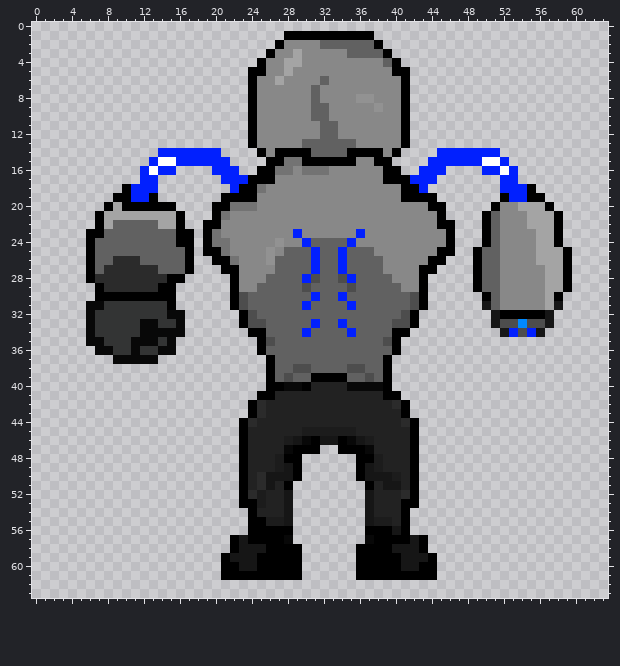
A pixel-art sprite gets an edit: Characters/Robot/animations/Fugue_RobotModArmWalk/BACK/RobotWalkBackFrames5.png. That is the earlier state.
The file is 64x64 pixels. Colours within 5 levels of each other are drawn and written as one.
And afterwards:
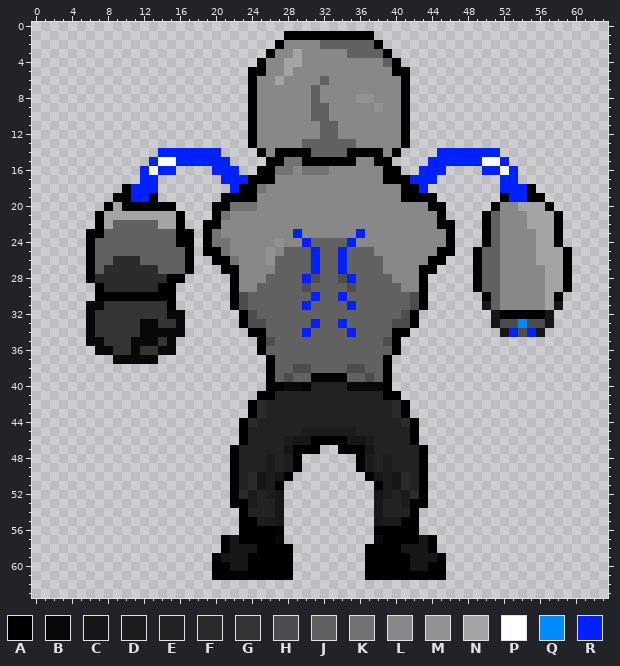
Palette (. is transparent): A #000000  B #080808  C #161616  D #1c1c1c  E #222222  F #2b2b2b  G #333434  H #4d4d4d  J #616161  K #737373  L #888888  M #929292  N #a4a4a4  P #ffffff  Q #0189fe  R #0120fe
Difference:
@@ x 18..47 @@
 42 ......AFEEEEEEEEEEEEEEFA......
-43 ......AFEEEEEEEEEEEEEEEA......
+43 ......AFEEEEEEEEEEEEEEFA......
 44 .....AFEEEEEEEEEEEEEEEEFA.....
 45 .....AEEEEEEDDDDDDEEEEEEA.....
-46 .....AEEEEDCBACCABCDEEEEA.....
-47 .....AEEEEBAAA..AAABEEEEA.....
-48 .....AEEEDAA......AADEEEA.....
-49 .....AEEEDCA......ACDEEEA.....
-50 .....AEFCCCA......ACCCDEA.....
-51 .....AEFCEA........AECCEA.....
-52 .....AFDEEC........CEEEFA.....
-53 .....AADEEC........CEEEAA.....
-54 ......AEEEC........CEEEA......
-55 ......AADDC........CDDEA......
-56 ......AAAAA........AAACA......
-57 ....ACAAAAB........BAAAACA....
-58 ....ACCCAAAA......AAAACCCA....
-59 ...ACCCAAAAA......AAAAACCCA...
-60 ...AACCAAAAA......AAAAACCAA...
-61 ...AAAAAAAAA......AAAAAAAAA...
+46 .....AEEEEDCCAAAACCDEEEEA.....
+47 ....AEEEEECAAA..AAACEEEEEA....
+48 ....AEEEDEDA......ADEDEEEA....
+49 ....AEEEDEDA......ADEDEEEA....
+50 ....AEFCDCA........ACDCFEA....
+51 ....AEFCDA..........ADCFEA....
+52 ....AFDEDC..........CDEDFA....
+53 ....AADEEC..........CEEDAA....
+54 .....AEEEC..........CEEEA.....
+55 .....AADDC..........CDDAA.....
+56 .....AAAAA..........AAAAA.....
+57 ...ACAAAAB..........BAAAACA...
+58 ...ACCCAAAA........AAAACCCA...
+59 ..ACCCAAAAA........AAAAACCCA..
+60 ..AACCAAAAA........AAAAACCAA..
+61 ..AAAAAAAAA........AAAAAAAAA..
 62 ..............................
